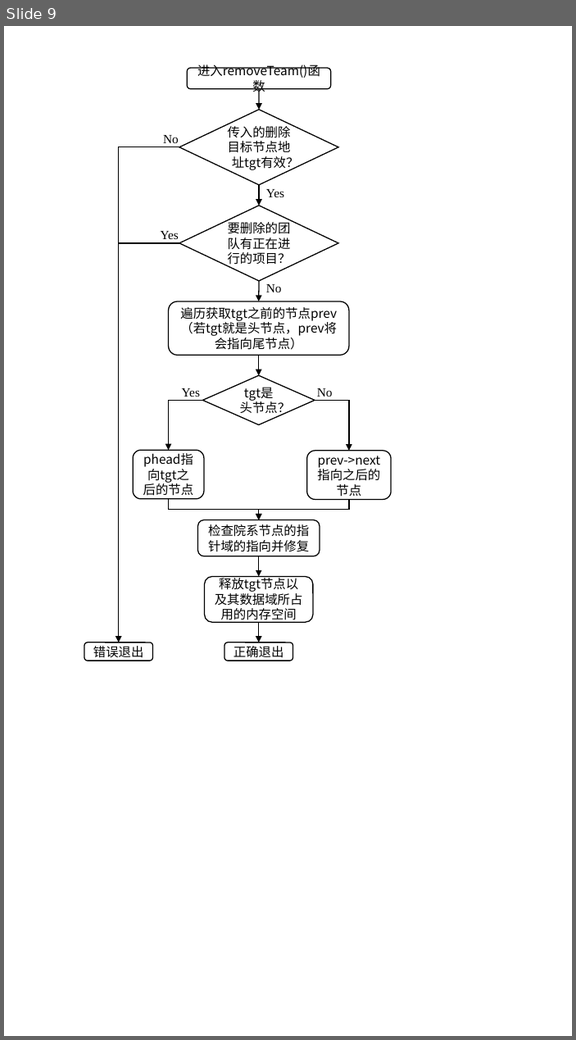
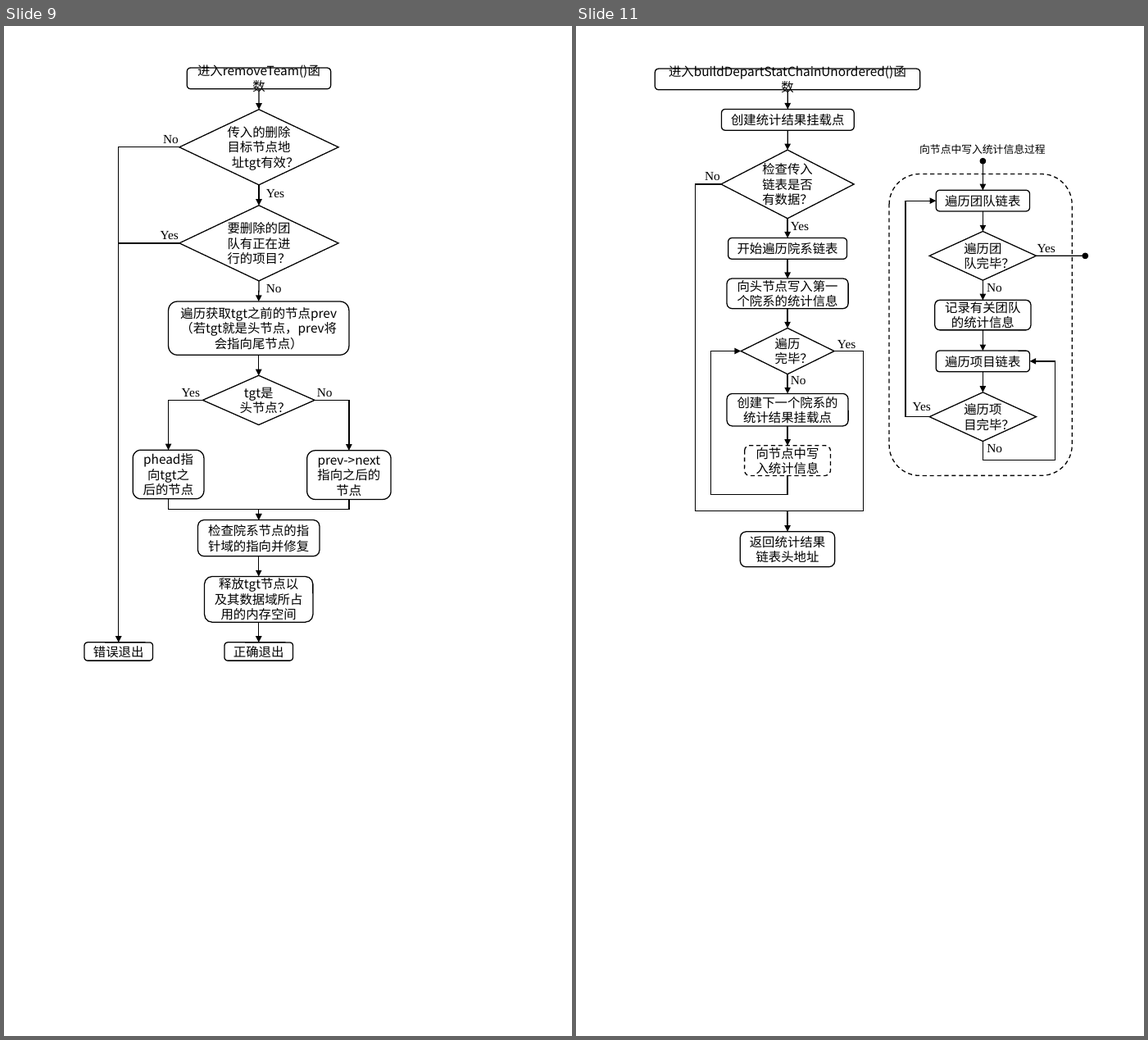
Before and after one commit to smdsbz/curriculum-design-1, a slide deck: Experiment_Report/drafts.pptx. Shown side by side, each under a label of ours: slide 9 before the commit, slides 9 and 11 after it; the slides between them are not shown. The pictures are 576x1040 and 1148x1040 pixels, drawn with LibreOffice and Linux fonts; fonts in the diff are those of the drawing. Boxes give left, top, right and bottom in pixels: in the first picture for what was removed or moved away, otherwise in the second. Text is boxed around its words. In the diff, an @@ line names an element or a change of style, - is before the commit and + after.

```diff
--- a/Experiment_Report/drafts.pptx
+++ b/Experiment_Report/drafts.pptx
@@ slide 11 added at bbox=[576, 26, 1144, 1036], background #FFFFFF @@
@@ group added at bbox=[890, 144, 1085, 475]: 5 arrows, 5 texts, 4 rounded rectangles, 2 diamonds, 2 elbow arrows, 1 double arrow @@
+遍历团队完毕？
+记录有关团队的统计信息
+遍历项目完毕？
+No
+遍历团队链表
+Yes
+Yes
+遍历项目链表
+No
+向节点中写入统计信息过程
@@ group added at bbox=[655, 69, 920, 568]: 7 rounded rectangles, 7 arrows, 4 texts, 2 diamonds, 2 elbow arrows, 1 elbow line @@
+进入buildDepartStatChainUnordered()函数
+创建统计结果挂载点
+检查传入链表是否有数据？
+开始遍历院系链表
+遍历完毕？
+向头节点写入第一个院系的统计信息
+Yes
+No
+创建下一个院系的统计结果挂载点
+向节点中写入统计信息
+返回统计结果链表头地址
+No
+Yes
```
Also in this commit, not shown: 1 other slide added, 2 other files.
